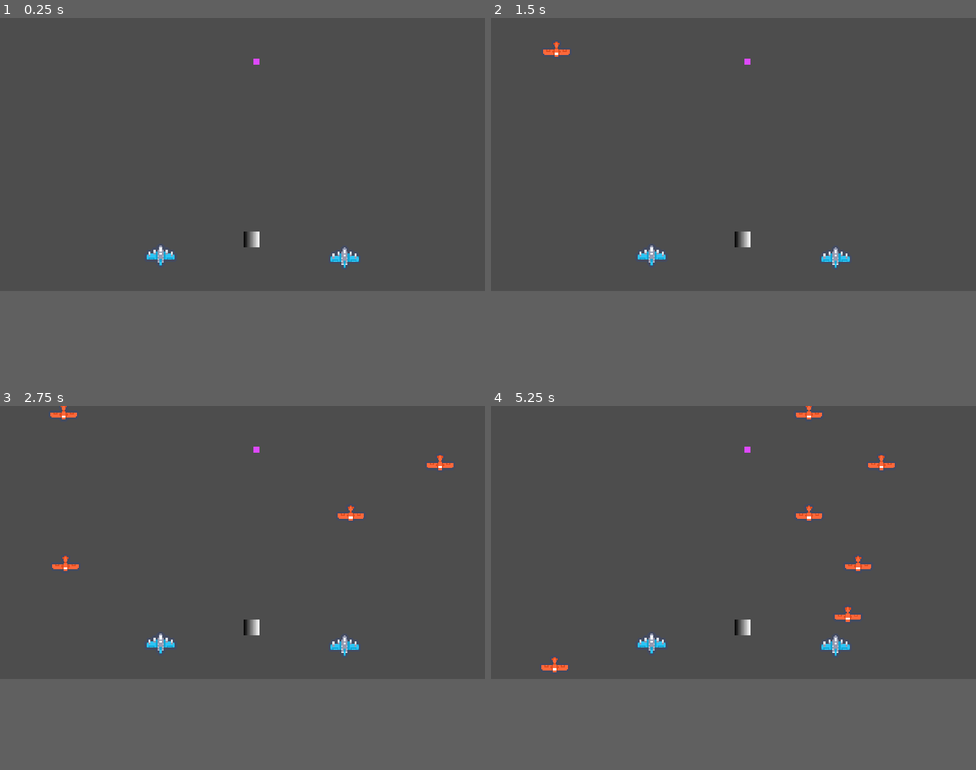
Above: before the commit, frames 1-4 (two rows, left to right).
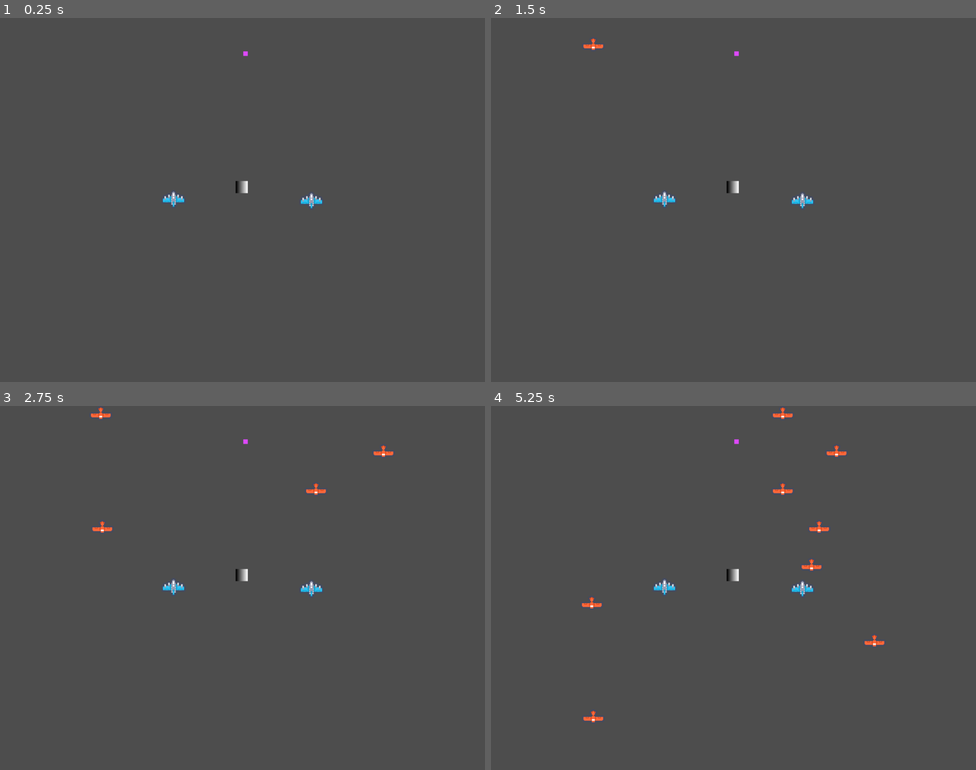
Above: after the commit, the same moments.

Repository: TakisAlPastor/UFO-Raiders
Game: Godot game, scene res://Camera_Controller/camera_controller.tscn
The game is run twice, just before and just after one commit, with the same random seed, the same clock (stepped at 60 frames per second) and the same inputs. Before the commit the project starts from res://Main/main.tscn.
Inputs:
- Up to frame 1 (0.25 s): no input
- Up to frame 2 (1.5 s): tap Enter at 0.5 s
- Up to frame 3 (2.75 s): no input
- Up to frame 4 (5.25 s): no input
The window is 800x450 before the commit and 800x600 after it. Grey fills any space a smaller window leaves; there, only what the larger window draws over its background counts as a difference.

The runs differ from the first frame. In frame 1, 0.7% of the frame differs, in the area x 30-74%, y 9-69%; in frame 2, 0.9%; in frame 3, 1.3%; in frame 4, 1.8%, in the area x 10-84%, y 0-87%.

Commit message:
Cambia escena principal por la de la pantalla dividida

Diff:
--- a/project.godot
+++ b/project.godot
@@ -11,7 +11,7 @@
 [application]
 
 config/name="GameJam"
-run/main_scene="res://Main/main.tscn"
+run/main_scene="res://Camera_Controller/camera_controller.tscn"
 config/features=PackedStringArray("4.2", "Mobile")
 run/max_fps=60
 config/icon="res://icon.svg"
@@ -31,11 +31,12 @@
 
 [display]
 
-window/size/viewport_width=480
-window/size/viewport_height=270
+window/size/viewport_width=640
+window/size/viewport_height=480
 window/size/window_width_override=1280
 window/size/window_height_override=720
 window/stretch/mode="canvas_items"
+window/stretch/aspect="expand"
 
 [input]
 
